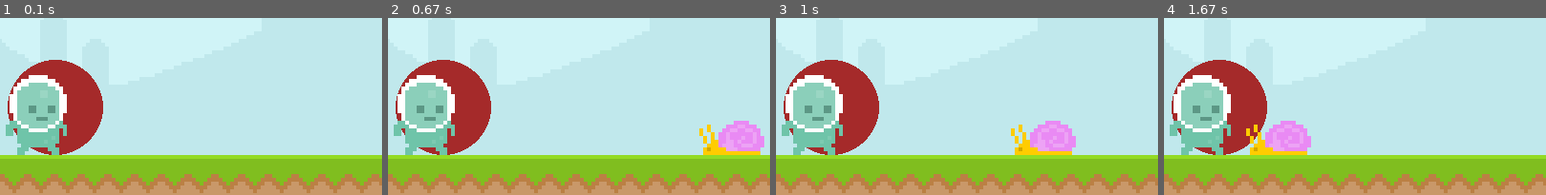
Above: before the commit, frames 1-4 (left to right).
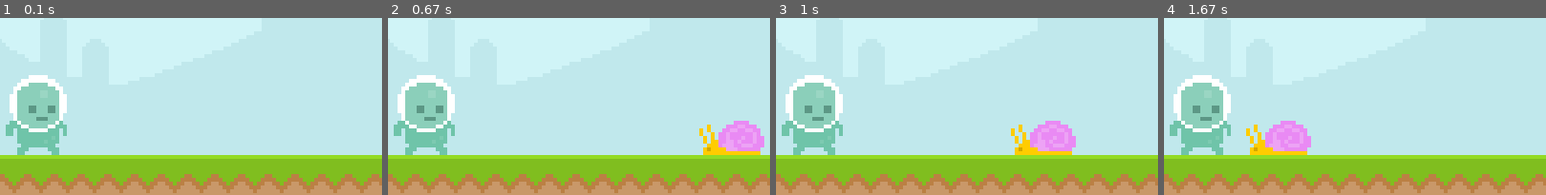
Above: after the commit, the same moments.

Repository: JordanPCox/pygame-runner
Game: pygame game, started from app.py
The game is run twice, just before and just after one commit, with the same random seed, the same clock (stepped at 60 frames per second) and the same inputs.
Inputs:
- Up to frame 1 (0.1 s): no input
- Up to frame 2 (0.67 s): tap Space at 0.33 s
- Up to frame 3 (1 s): no input
- Up to frame 4 (1.67 s): no input
The pictures show only the part of the screen within x 5-55%, y 34-84%; the shares and areas given below are measured in that part.

The runs differ from the first frame. In frame 1, 5.4% of the frame differs, in the area x 2-27%, y 23-78%; in frame 2, 5.4%; in frame 3, 5.4%; in frame 4, 5.3%.

Commit message:
Basic keyboard input checks

Diff:
--- a/app.py
+++ b/app.py
@@ -31,6 +31,12 @@
             exit()
         # if event.type== pygame.MOUSEMOTION:
         #     print(event.pos)
+        if event.type == pygame.KEYDOWN:
+            if event.key == pygame.K_SPACE:
+                print('jump')
+            print('key down')
+        if event.type == pygame.KEYUP:
+            print('key up')
 
     # blit: block image transfer, aka putting one surface on another surface.
     screen.blit(sky_surface, (0,0))
@@ -38,14 +44,16 @@
     pygame.draw.rect(screen,'#c0e8ec',score_rect)
     # tells pygame we're going to draw something, then the type of shape, then put in 3 arguments: surface to draw on, color, and the rectangle we want to draw. You can add in a 4th and 5th argument for width and border radius.
     pygame.draw.rect(screen,'#c0e8ec',score_rect,10)
-    pygame.draw.ellipse(screen,'Brown',pygame.Rect(50,200,100,100))
-    # Creating a rectangle within the method that takes 4 arguments: left, top, width, height
     screen.blit(score_surf, (score_rect))
 
     snail_rect.x -= 4
     if snail_rect.right <= 0: snail_rect.left = 800
     screen.blit(snail_surf,snail_rect)
     screen.blit(player_surf,player_rect)
+
+    # keys = pygame.key.get_pressed()
+    # if keys[pygame.K_SPACE]:
+    #     print('jump')
 
     # if player_rect.colliderect(snail_rect):
     #     print('collision')
